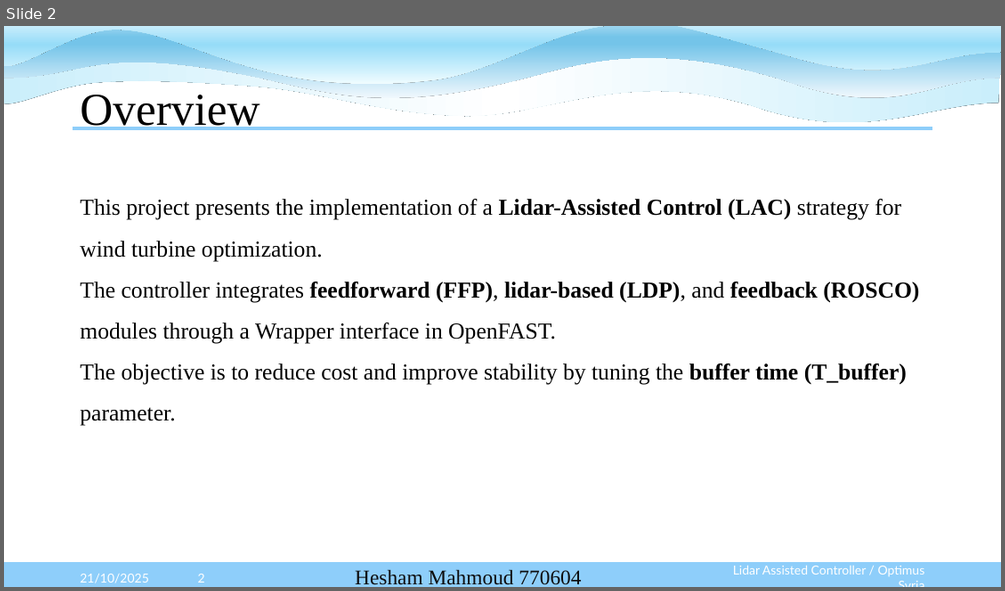
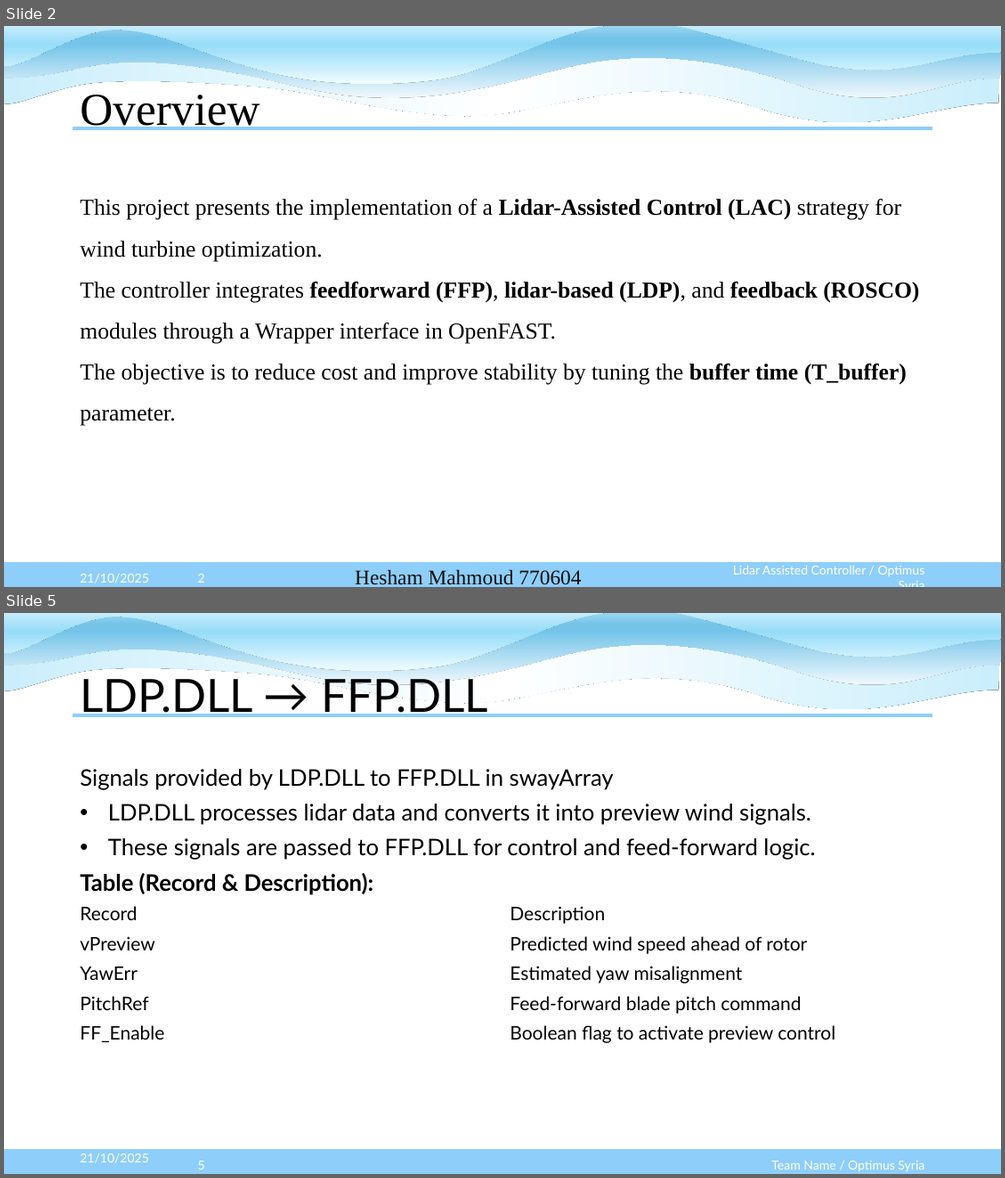
Before and after one commit to Karim-bakhtyar/Optimus-Syria-WEC, a slide deck: 3_Presentations/week 4/Week4 Lidar assisted control.pptx. Shown one above the other, each under a label of ours: slide 2 before the commit, slides 2 and 5 after it; the slides between them are not shown. The pictures are 1005x591 and 1005x1178 pixels, drawn with LibreOffice and Linux fonts; fonts in the diff are those of the drawing. Boxes give left, top, right and bottom in pixels: in the first picture for what was removed or moved away, otherwise in the second. Text is boxed around its words. In the diff, an @@ line names an element or a change of style, - is before the commit and + after.

```diff
--- a/3_Presentations/week 4/Week4 Lidar assisted control.pptx
+++ b/3_Presentations/week 4/Week4 Lidar assisted control.pptx
@@ slide 5 added at <box>4,613,1001,1174</box>, background #FFFFFF; not listed: 8 template elements that a slide beside it also shows @@
@@ title added at <box>80,672,487,717</box>, 44 pt, text #000000 @@
+LDP.DLL → FFP.DLL
@@ text added at <box>80,769,815,895</box>, 22 pt, text #000000 @@
+Signals provided by LDP.DLL to FFP.DLL in swayArray
+• LDP.DLL processes lidar data and converts it into preview wind signals.
+• These signals are passed to FFP.DLL for control and feed-forward logic.
+Table (Record & Description):
@@ table added at <box>73,898,933,1047</box>, 5 rows, 2 columns @@
+Record | Description
+vPreview | Predicted wind speed ahead of rotor
+YawErr | Estimated yaw misalignment
+PitchRef | Feed-forward blade pitch command
+FF_Enable | Boolean flag to activate preview control
@@ text added at <box>80,1153,148,1163</box>, 12 pt, text #FFFFFF @@
+21/10/2025
@@ page number added at <box>198,1160,205,1169</box>, 12 pt, text #FFFFFF @@
+5
@@ text added at <box>771,1160,924,1172</box>, 12 pt, text #FFFFFF @@
+Team Name / Optimus Syria
```
Also in this commit, not shown: 2 slides changed, 4 other slides added, 7 slides removed.
